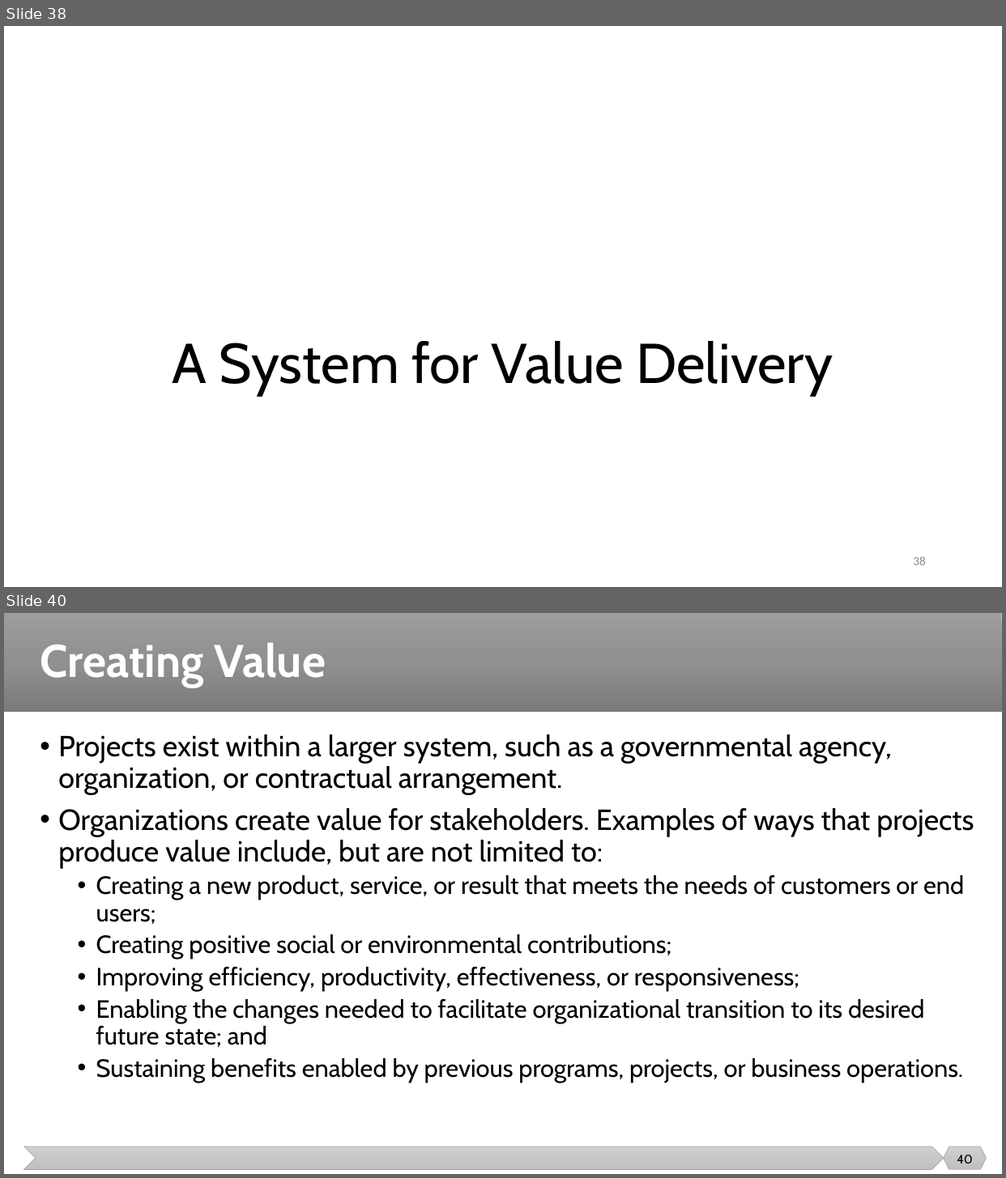
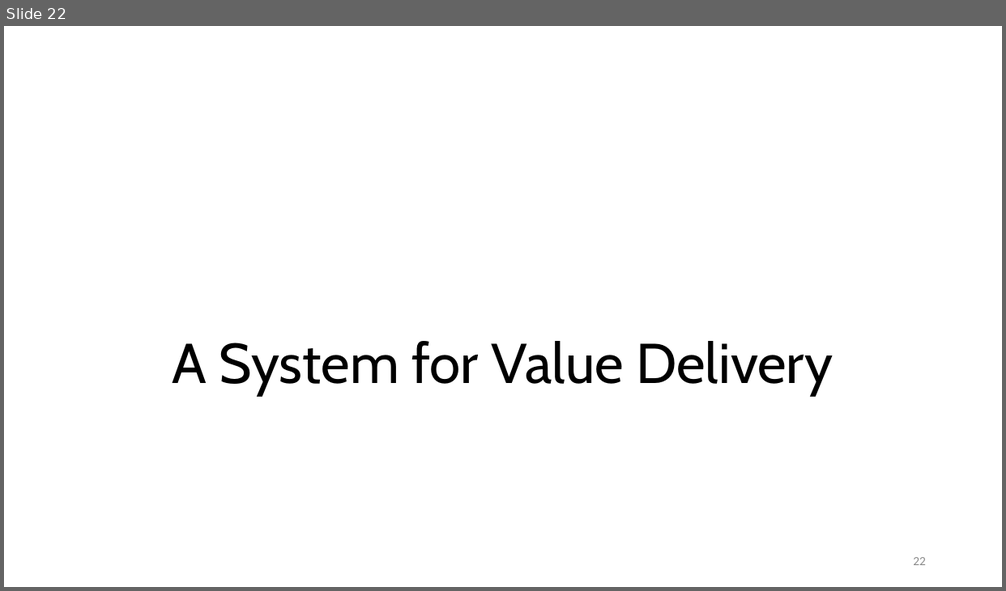
Before and after one commit to malenezi/malenezi, a slide deck: SE495/Lectures/1-Introduction/Introduction.pptx. Shown one above the other, each under a label of ours: slides 38 and 40 before the commit, slide 22 after it; the slides between them are not shown. The pictures are 1006x1178 and 1006x591 pixels, drawn with LibreOffice and Linux fonts; fonts in the diff are those of the drawing. Boxes give left, top, right and bottom in pixels: in the first picture for what was removed or moved away, otherwise in the second. Text is boxed around its words. In the diff, an @@ line names an element or a change of style, - is before the commit and + after.

```diff
--- a/SE495/Lectures/1-Introduction/Introduction.pptx
+++ b/SE495/Lectures/1-Introduction/Introduction.pptx
@@ slide 40 removed at [4,613,1002,1174], background #FFFFFF @@
@@ rectangle removed at [4,613,1002,712] @@
@@ title removed at [40,643,326,688] @@
-Creating Value
@@ text removed at [58,735,974,1082] @@
-• Projects exist within a larger system, such as a governmental agency, organization, or contractual arrangement.
-• Organizations create value for stakeholders. Examples of ways that projects produce value include, but are not limited to:
-  • Creating a new product, service, or result that meets the needs of customers or end users;
-  • Creating positive social or environmental contributions;
-  • Improving efficiency, productivity, effectiveness, or responsiveness;
-  • Enabling the changes needed to facilitate organizational transition to its desired future state; and
-  • Sustaining benefits enabled by previous programs, projects, or business operations.
@@ chevron removed at [24,1147,944,1170] @@
@@ hexagon removed at [944,1147,987,1170] @@
@@ page number removed at [957,1155,973,1164] @@
-40
@@ what was slide 38 is now slide 22 @@
@@ page number at [913,557,926,565]: text changed @@
-38
+22
```
Also in this commit, not shown: 9 slides changed, 28 slides added, 70 other slides removed, 8 other files.
